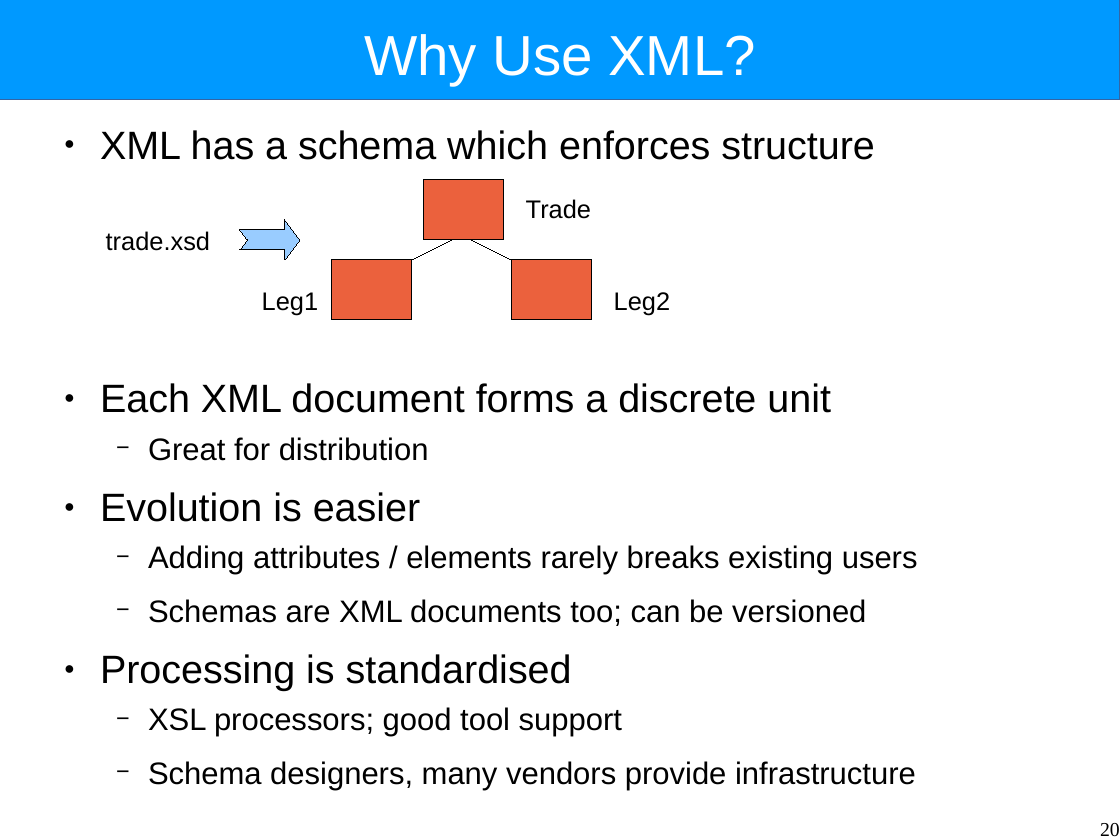
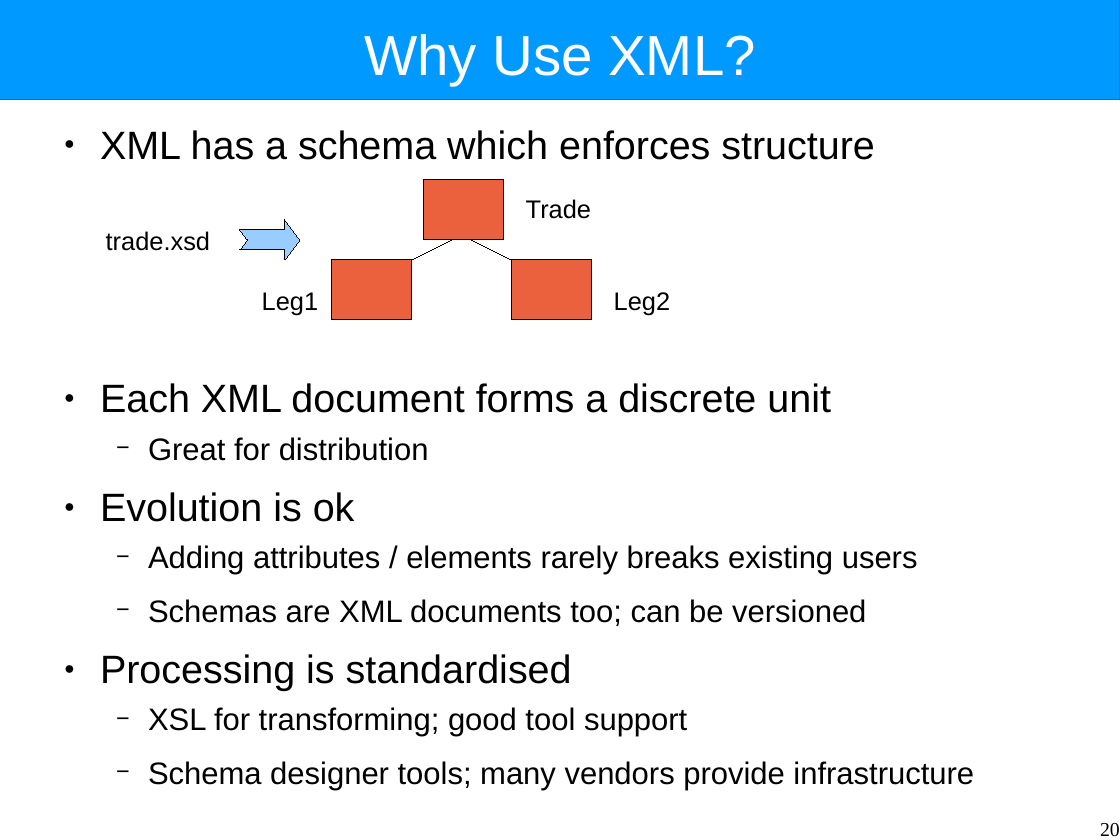
Before and after one commit to Intrinsarc/intrinsarc-evolve, a slide deck: slide 20 of Academic Work/lectures/data-distribution-architectures.odp. Drawn at 1120x840 pixels with LibreOffice and Linux fonts; fonts in the diff are those of the drawing. Boxes give left, top, right and bottom in pixels: in the first picture for what was removed or moved away, otherwise in the second. Text is boxed around its words. In the diff, an @@ line names an element or a change of style, - is before the commit and + after.

```diff
--- a/Academic Work/lectures/data-distribution-architectures.odp
+++ b/Academic Work/lectures/data-distribution-architectures.odp
@@ text at [100,492,355,522]: text changed @@
-● Evolution is easier
+● Evolution is ok
@@ text at [148,707,974,790]: text changed @@
-  − XSL processors; good tool support
-  − Schema designers, many vendors provide infrastructure
+  − XSL for transforming; good tool support
+  − Schema designer tools; many vendors provide infrastructure
```
Also in this commit, not shown: 9 other slides changed, 18 other files.
